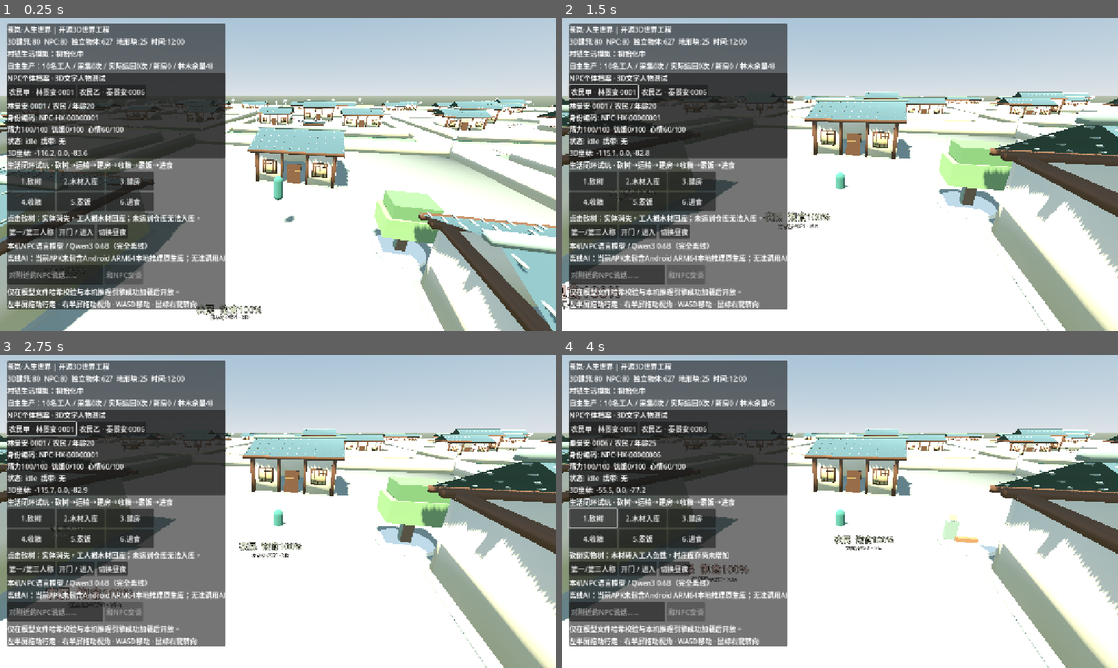
Above: before the commit, frames 1-4 (two rows, left to right).
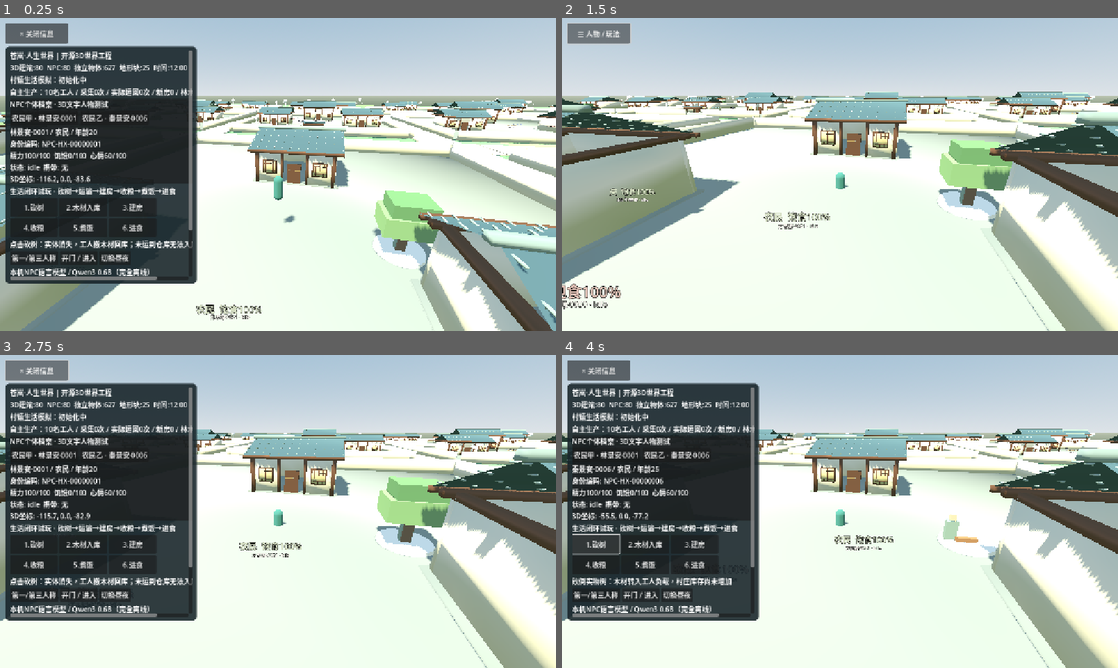
Above: after the commit, the same moments.

Repository: 160701541-cell/xinyanshuo
Game: Godot game, scene res://scenes/main.tscn
The game is run twice, just before and just after one commit, with the same random seed, the same clock (stepped at 60 frames per second) and the same inputs.
Inputs (mouse positions are in pixels of both pictures, inside the frame that each line leads up to):
- Up to frame 1 (0.25 s): no input
- Up to frame 2 (1.5 s): click "农民甲 · 林景安·0001" at 0.5 s; click (600, 33) at 1.25 s, where only the run after the commit has a clickable "× 关闭信息"
- Up to frame 3 (2.75 s): click (38, 370) at 2 s, where only the run after the commit has a clickable "☰ 人物 / 玩法"
- Up to frame 4 (4 s): click "农民乙 · 秦景安·0006" at 2.75 s; click "1.砍树" at 3.5 s

The runs differ from the first frame. In frame 1, 37% of the frame differs, in the area x 0-100%, y 1-100%; in frame 2, 39%; in frame 3, 31%; in frame 4, 31%.

Commit message:
fix(mobile-playtest): collapse huge left debug HUD by default, scroll touch-friendly NPC details panel, restore 3D viewport and tame washed-out sunlight

Diff:
--- a/game-source/godot3d/scripts/world_main.gd
+++ b/game-source/godot3d/scripts/world_main.gd
@@ -43,6 +43,9 @@
 var cam: Camera3D
 var sun: DirectionalLight3D
 var world_env: WorldEnvironment
+var ui_panel: PanelContainer
+var ui_toggle: Button
+var ui_scroller: ScrollContainer
 var ui_status: Label
 var ui_npc_details: Label
 var ui_farmer_a: Button
@@ -168,14 +171,14 @@
 	env.sky = sky
 	env.ambient_light_source = Environment.AMBIENT_SOURCE_SKY
 	env.reflected_light_source = Environment.REFLECTION_SOURCE_BG
-	env.ambient_light_energy = 0.66
+	env.ambient_light_energy = 0.34
 	env.tonemap_mode = Environment.TONE_MAPPER_FILMIC
 	world_env.environment = env
 	sun = DirectionalLight3D.new()
 	sun.name = "TimeOfDaySun"
 	sun.rotation_degrees = Vector3(-58,-33,0)
 	sun.light_color = Color("#f7dfb9")
-	sun.light_energy = 1.15
+	sun.light_energy = 0.70
 	sun.shadow_enabled = true
 	sun.directional_shadow_max_distance = 72.0
 	add_child(sun)
@@ -344,11 +347,39 @@
 	var layer := CanvasLayer.new()
 	layer.name = "MobileUI"
 	add_child(layer)
-	var board := PanelContainer.new()
-	board.position = Vector2(16,13)
-	layer.add_child(board)
+	# Mobile-first layout: the world is playable without a giant always-open overlay.
+	ui_toggle = Button.new()
+	ui_toggle.name = "ToggleCompactHUD"
+	ui_toggle.text = "☰ 人物 / 玩法"
+	ui_toggle.position = Vector2(12,12)
+	ui_toggle.custom_minimum_size = Vector2(144,46)
+	ui_toggle.pressed.connect(_toggle_game_panel)
+	layer.add_child(ui_toggle)
+	ui_panel = PanelContainer.new()
+	ui_panel.name = "CollapsibleGamePanel"
+	ui_panel.position = Vector2(12,65)
+	ui_panel.visible = false
+	var backing := StyleBoxFlat.new()
+	backing.bg_color = Color(0.10,0.15,0.17,0.90)
+	backing.set_corner_radius_all(9)
+	backing.content_margin_left = 10.0
+	backing.content_margin_right = 10.0
+	backing.content_margin_top = 8.0
+	backing.content_margin_bottom = 8.0
+	ui_panel.add_theme_stylebox_override("panel",backing)
+	layer.add_child(ui_panel)
+	ui_scroller = ScrollContainer.new()
+	ui_scroller.name = "MobileGameplayScroll"
+	ui_scroller.custom_minimum_size = Vector2(420,0)
+	ui_scroller.size_flags_horizontal = Control.SIZE_EXPAND_FILL
+	ui_scroller.size_flags_vertical = Control.SIZE_EXPAND_FILL
+	ui_panel.add_child(ui_scroller)
+	var viewport_height: float = get_viewport().get_visible_rect().size.y
+	ui_panel.custom_minimum_size = Vector2(440,minf(545.0,maxf(270.0,viewport_height-82.0)))
 	var stack := VBoxContainer.new()
-	board.add_child(stack)
+	stack.custom_minimum_size = Vector2(404,0)
+	stack.size_flags_horizontal = Control.SIZE_EXPAND_FILL
+	ui_scroller.add_child(stack)
 	var heading := Label.new()
 	heading.text = "苍岚·人生世界 | 开源3D世界工程"
 	stack.add_child(heading)
@@ -473,10 +504,21 @@
 	footer.text = "左半屏拖动行走 · 右半屏拖动视角 · WASD移动 · 鼠标右键转向"
 	stack.add_child(footer)
 
+func _toggle_game_panel() -> void:
+	if ui_panel==null:
+		return
+	ui_panel.visible = not ui_panel.visible
+	if ui_toggle!=null:
+		ui_toggle.text = "× 关闭信息" if ui_panel.visible else "☰ 人物 / 玩法"
+
 func _inspect_npc(actor_id: String) -> void:
 	if not npc_node_index.has(actor_id):
 		return
 	inspected_npc = actor_id
+	if ui_panel!=null:
+		ui_panel.visible = true
+		if ui_toggle!=null:
+			ui_toggle.text = "× 关闭信息"
 	for npc in citizen_nodes:
 		npc.call("select_text_marker",
 			String(npc.get_meta("entity_id",""))==actor_id)
@@ -639,11 +681,11 @@
 	if sun == null:
 		return
 	var day: bool = _hour>=6.0 and _hour<=19.0
-	sun.light_energy = 1.15 if day else 0.07
+	sun.light_energy = 0.70 if day else 0.07
 	sun.light_color = Color("#f7dfb9") if day else Color("#8299bd")
 	sun.rotation_degrees.x = -65.0 if day else -12.0
 	var env: Environment = world_env.environment
-	env.ambient_light_energy = 0.65 if day else 0.20
+	env.ambient_light_energy = 0.34 if day else 0.16
 
 func _update_camera(delta: float) -> void:
 	if cam == null or avatar == null:
